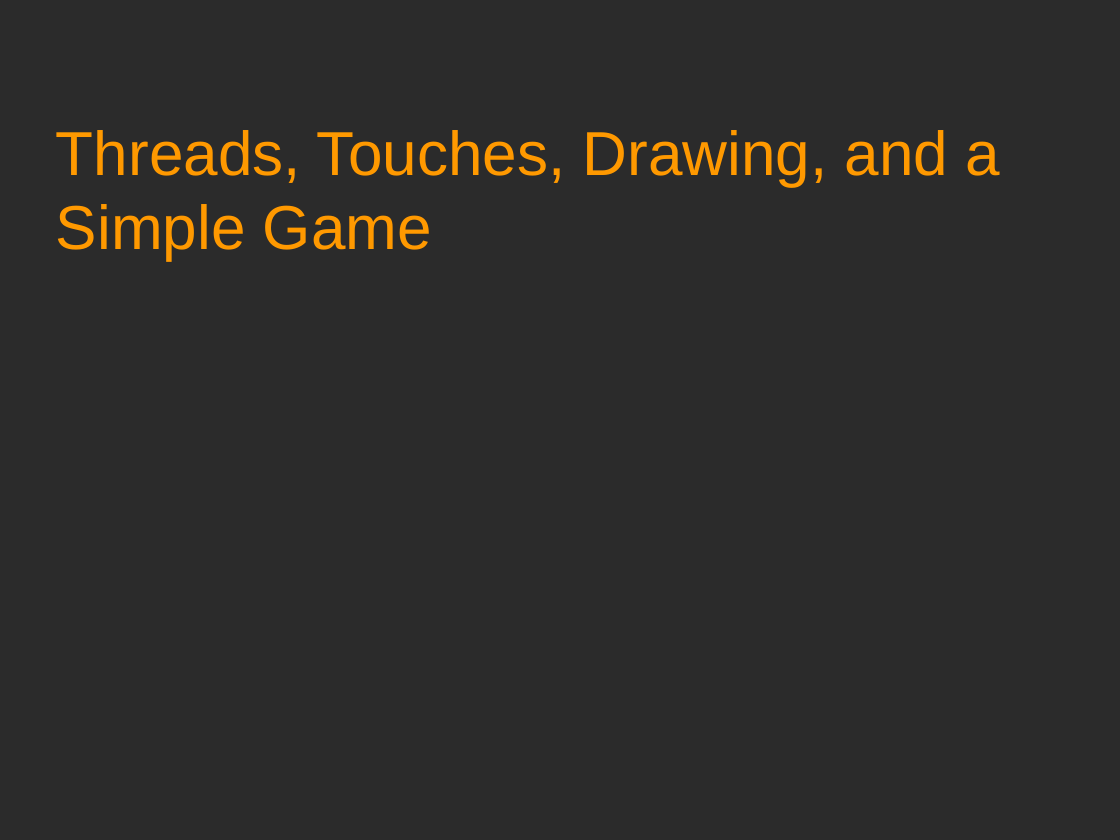
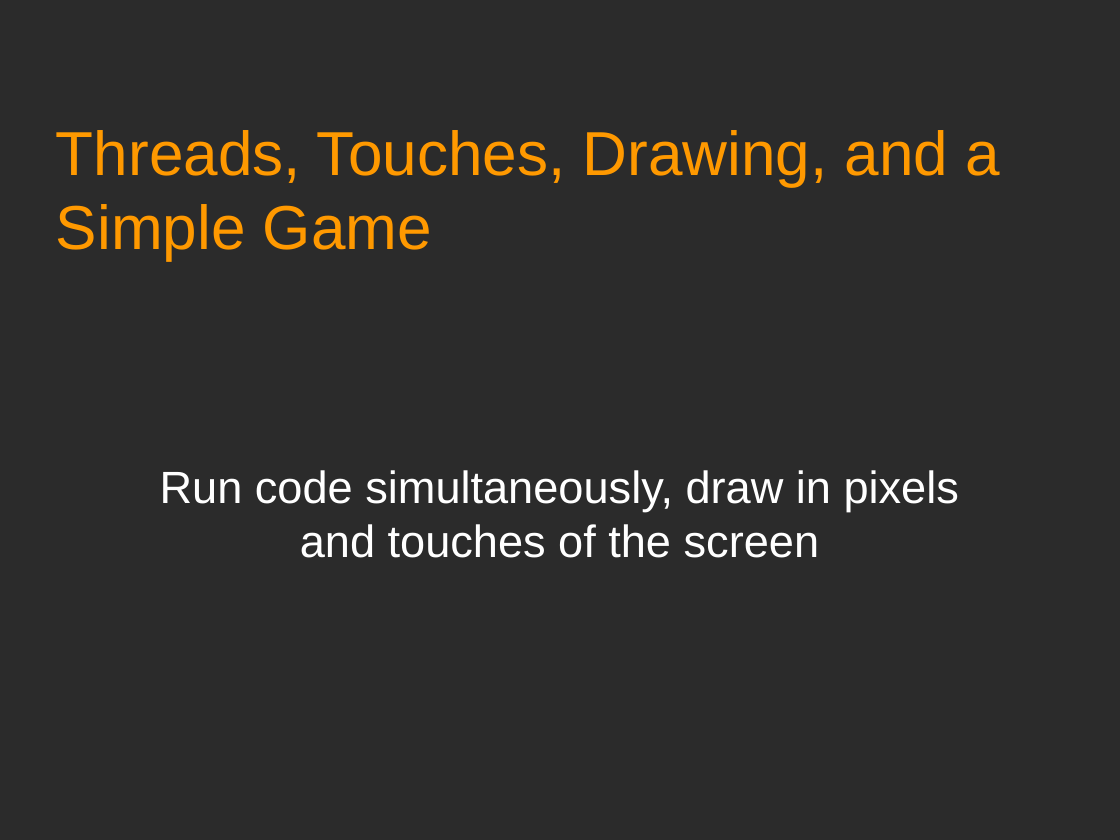
Before and after one commit to Academy-Soft-Intellect/Android-Programming-for-Beginners, a slide deck: slide 1 of 28_Threads_Touches_Drawing_and_a_Simple_Game.odp. Drawn at 1120x840 pixels with LibreOffice and Linux fonts; fonts in the diff are those of the drawing; background and template pictures are left out; a plain dark background stands for a picture behind light text. Boxes give left, top, right and bottom in pixels: in the first picture for what was removed or moved away, otherwise in the second. Text is boxed around its words. In the diff, an @@ line names an element or a change of style, - is before the commit and + after.

```diff
--- a/28_Threads_Touches_Drawing_and_a_Simple_Game.odp
+++ b/28_Threads_Touches_Drawing_and_a_Simple_Game.odp
@@ subtitle added at [160, 470, 959, 558], 32 pt, text #FFFFFF @@
+Run code simultaneously, draw in pixels
+and touches of the screen
```
Also in this commit, not shown: 1 other slide changed, 9 slides added.
